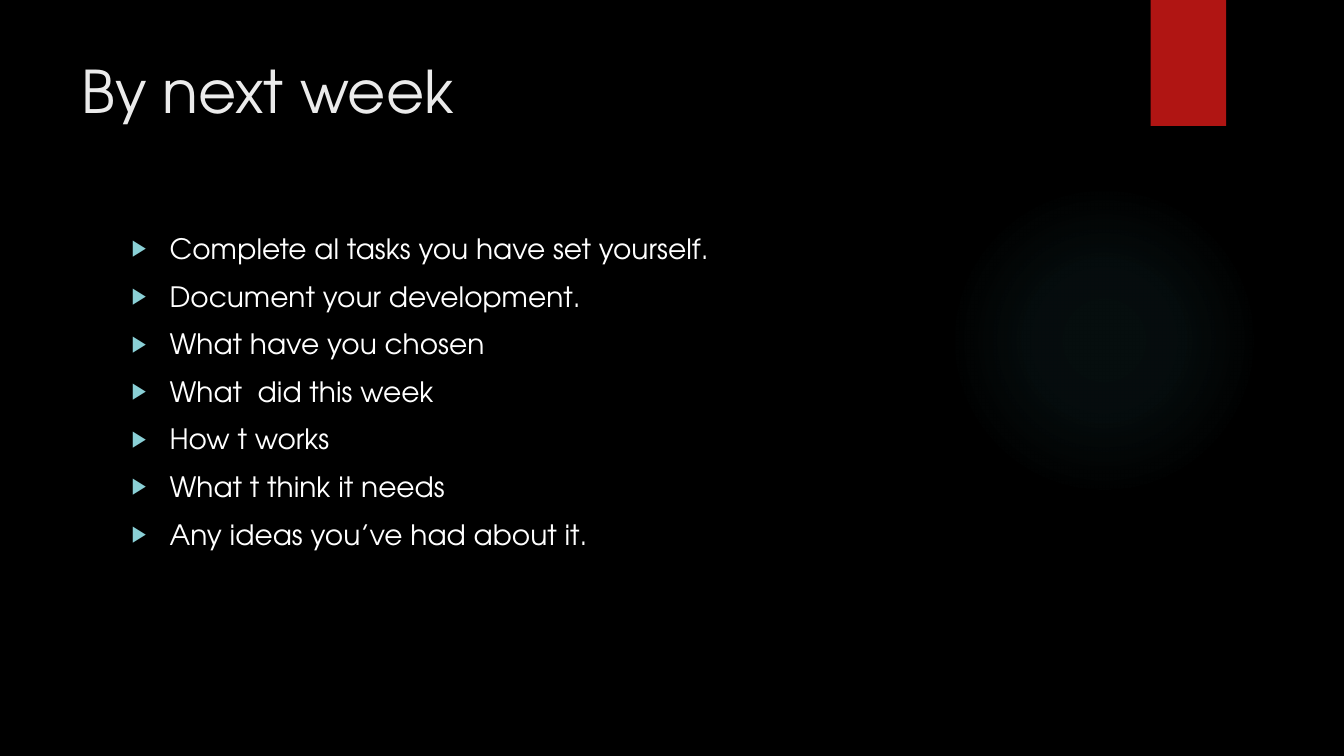
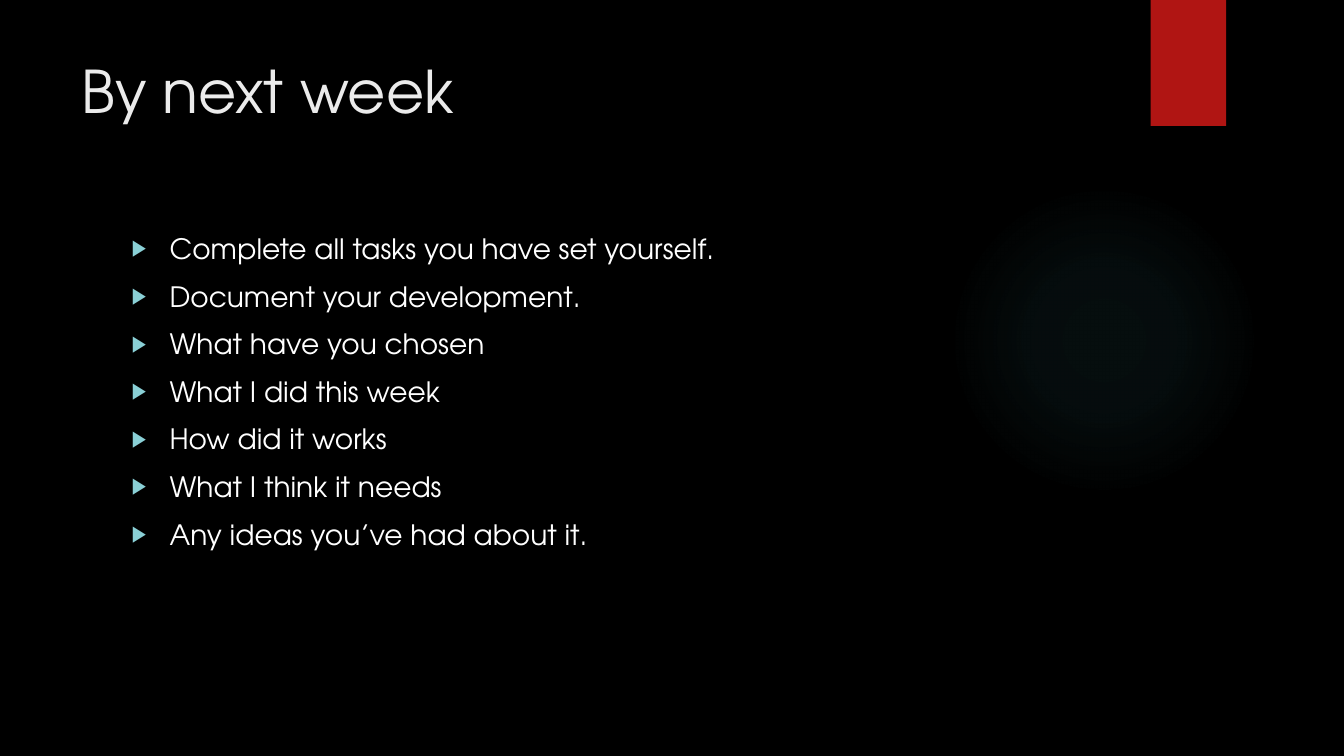
Before and after one commit to Faeblaze/Charged-attack-prototype, a slide deck: slide 2 of by next week.pptx. Drawn at 1344x756 pixels with LibreOffice and Linux fonts; fonts in the diff are those of the drawing; background and template pictures are left out. Boxes give left, top, right and bottom in pixels: in the first picture for what was removed or moved away, otherwise in the second. Text is boxed around its words. In the diff, an @@ line names an element or a change of style, - is before the commit and + after.

```diff
--- a/by next week.pptx
+++ b/by next week.pptx
@@ text at box(170, 238, 714, 265): text changed @@
-▶ Complete al tasks you have set yourself.
+▶ Complete all tasks you have set yourself.
@@ text at box(170, 381, 442, 498): text changed @@
-▶ What did this week
-▶ How t works
-▶ What t think it needs
+▶ What I did this week
+▶ How did it works
+▶ What I think it needs
```
Also in this commit, not shown: 1 slide added, 8 other files.
